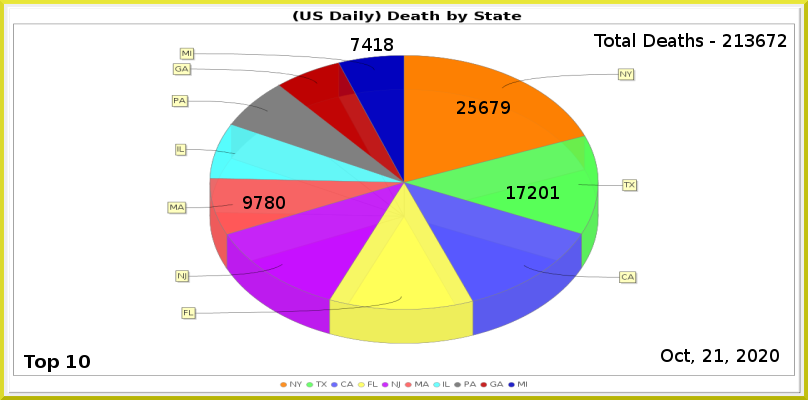
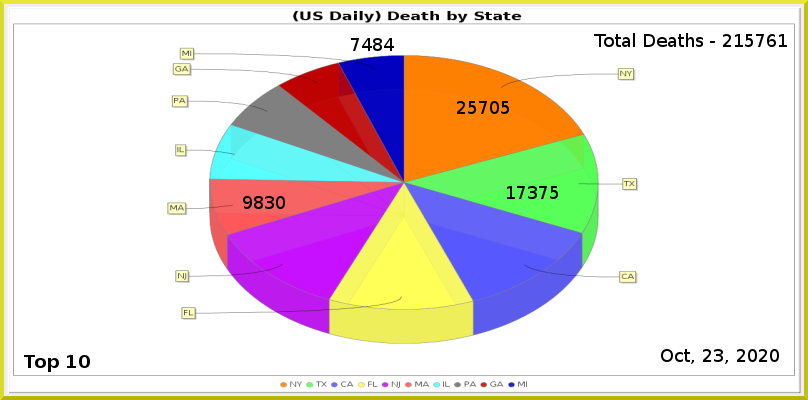
Layers edited between the first and the second (808, 400) image:
painted on "Least" over [373, 38, 394, 51]
painted on "6" over [254, 196, 274, 209]
painted on "2" over [528, 186, 559, 199]
painted on "1" over [479, 101, 510, 114]
renamed "Total Deaths - 213672" to "Total Deaths - 215761", painted on it over [745, 34, 787, 47]
painted on "Current Date" over [714, 349, 723, 362]
painted on "Death_by_State.png" over [167, 47, 639, 344]
